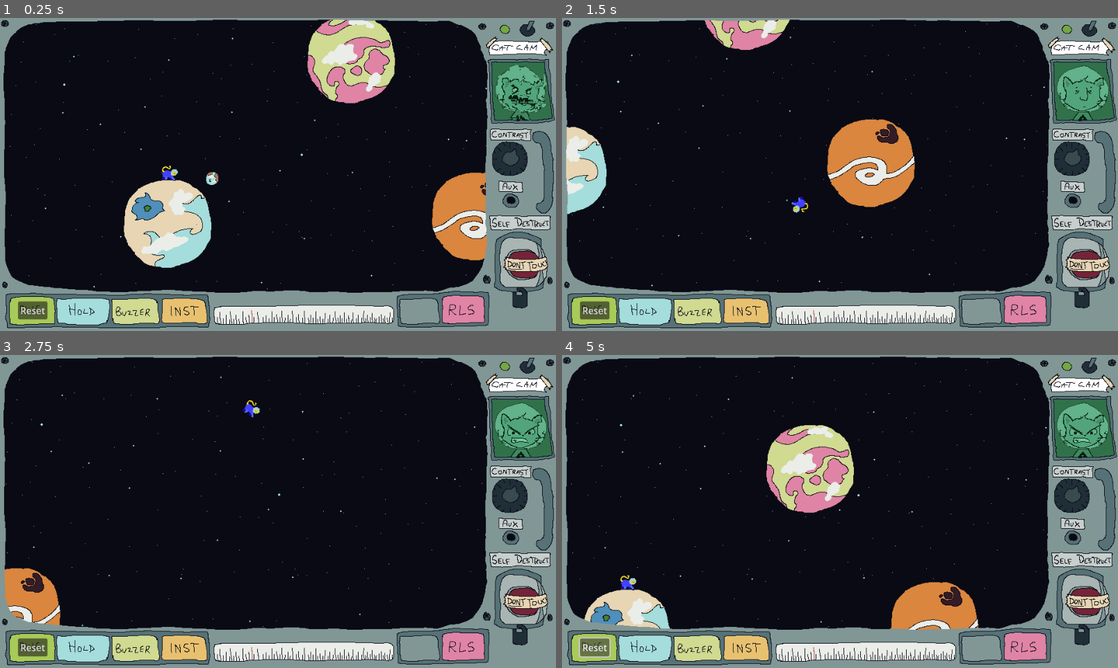
Above: before the commit, frames 1-4 (two rows, left to right).
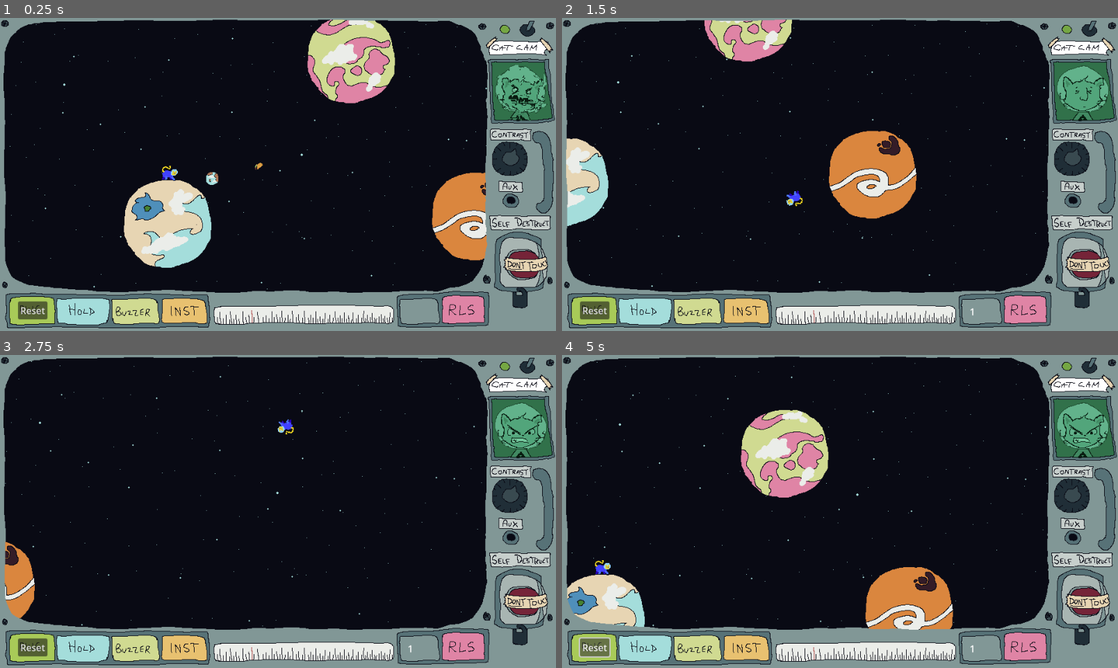
Above: after the commit, the same moments.

Repository: butlernc/space.cat.launcher
Game: Godot game, scene res://Scenes/main.tscn
Two runs of this game, one before a commit and one after it. Both use one fixed random seed, a clock stepped at 60 frames per second and the inputs below.
Inputs (mouse positions are in pixels of both pictures, inside the frame that each line leads up to):
- Up to frame 1 (0.25 s): no input
- Up to frame 2 (1.5 s): move the mouse to (962, 158) at 0.52 s; press the mouse at (962, 158) at 0.53 s; move the mouse to (728, 190) at 1.27 s; release the mouse at (728, 190) at 1.28 s; right-click (728, 190) at 1.35 s
- Up to frame 3 (2.75 s): move the mouse to (333, 442) at 2.02 s; press the mouse at (333, 442) at 2.03 s
- Up to frame 4 (5 s): move the mouse to (812, 574) at 2.77 s; release the mouse at (812, 574) at 2.78 s; right-click (812, 574) at 2.85 s; move the mouse to (1006, 558) at 3.52 s; press the mouse at (1006, 558) at 3.53 s; release the mouse at (1006, 558) at 4.25 s; click "Reset" at 4.25 s

The runs differ from the first frame. In frame 1, less than 0.1% of the frame differs, in the area x 37-48%, y 46-54%; in frame 2, 5.1%; in frame 3, 1.6%; in frame 4, 9.1%, in the area x 0-88%, y 2-96%.

Commit message:
added scoring

Diff:
--- a/Scenes/HUD.tscn
+++ b/Scenes/HUD.tscn
@@ -31,3 +31,9 @@
 offset_bottom = 520.0
 text = "Reset"
 script = ExtResource("3_tr082")
+
+[node name="Score" type="Label" parent="CanvasLayer"]
+offset_left = 704.0
+offset_top = 495.0
+offset_right = 744.0
+offset_bottom = 518.0
--- a/Scenes/main.tscn
+++ b/Scenes/main.tscn
@@ -13,9 +13,14 @@
 [ext_resource type="Texture2D" uid="uid://dt3btvevspftg" path="res://Art/Planets/big_planets5.png" id="10_5pnan"]
 [ext_resource type="Script" path="res://Scripts/aim-lines.gd" id="10_lew55"]
 [ext_resource type="Script" path="res://Scenes/orbit_planet.gd" id="11_5kv7q"]
+[ext_resource type="Texture2D" uid="uid://g7drucpfysiy" path="res://Art/Tacos/taco.png" id="14_30eho"]
+[ext_resource type="Script" path="res://Scenes/taco.gd" id="14_74kv6"]
 
 [sub_resource type="CircleShape2D" id="CircleShape2D_5mp7u"]
-radius = 115.27
+radius = 58.4209
+
+[sub_resource type="RectangleShape2D" id="RectangleShape2D_6cjwf"]
+size = Vector2(20, 15.5)
 
 [node name="Node2D" type="Node2D"]
 script = ExtResource("1_wjwf8")
@@ -149,10 +154,29 @@
 
 [node name="Asteroids" type="Node" parent="Planets"]
 
+[node name="Taco" type="Node" parent="."]
+
+[node name="Taco 1" type="RigidBody2D" parent="Taco"]
+max_contacts_reported = 1
+contact_monitor = true
+freeze = true
+freeze_mode = 1
+script = ExtResource("14_74kv6")
+
+[node name="CollisionShape2D" type="CollisionShape2D" parent="Taco/Taco 1"]
+shape = SubResource("RectangleShape2D_6cjwf")
+
+[node name="Sprite2D" type="Sprite2D" parent="Taco/Taco 1"]
+position = Vector2(4.76837e-07, -4.76837e-07)
+scale = Vector2(0.5, 0.5)
+texture = ExtResource("14_30eho")
+
 [connection signal="pressed" from="HUD/CanvasLayer/Reset" to="Player" method="reset"]
 [connection signal="body_entered" from="Player" to="Player" method="_on_body_entered"]
 [connection signal="cat_launched" from="Player" to="HUD/CanvasLayer/TextureRect/CatCam" method="_on_cat_launched"]
+[connection signal="taco_collected" from="Player" to="." method="_on_taco_collected"]
 [connection signal="body_entered" from="Planets/Large/Large 3" to="Planets/Large/Large 3" method="_on_body_entered"]
+[connection signal="body_entered" from="Taco/Taco 1" to="Taco/Taco 1" method="_on_body_entered"]
 
 [editable path="HUD"]
 [editable path="Player"]
--- /dev/null
+++ b/Scenes/taco.gd
@@ -0,0 +1,12 @@
+extends RigidBody2D
+
+var type = Globals.BODY_TYPE_TACO
+
+# Called when the node enters the scene tree for the first time.
+func _ready():
+	pass # Replace with function body.
+
+
+# Called every frame. 'delta' is the elapsed time since the previous frame.
+func _process(delta):
+	pass
--- a/Scripts/Globals.gd
+++ b/Scripts/Globals.gd
@@ -2,3 +2,5 @@
 
 var GUNNER_UI_ON = true
 var BODY_TYPE_PLANET = "BODY_TYPE_PLANET"
+var BODY_TYPE_TACO = "BODY_TYPE_TACO"
+var BODY_TYPE_CAT = "BODY_TYPE_CAT"
--- a/Scripts/main.gd
+++ b/Scripts/main.gd
@@ -2,6 +2,7 @@
 signal initial_game
 signal planet_reached
 signal game_over
+var score = 0
 
 
 # Called when the node enters the scene tree for the first time.
@@ -18,8 +19,6 @@
 func new_game():
 	$Player.start($StartPosition.position)
 
-func on_player_collision():
-	pass
-
-func on_reset():
-	$Player.reset()
+func _on_taco_collected():
+	score += 1
+	get_node("HUD/CanvasLayer/Score").text = str(score)
--- a/Scripts/player.gd
+++ b/Scripts/player.gd
@@ -1,5 +1,6 @@
 extends RigidBody2D
 signal cat_launched
+signal taco_collected
 
 var force = 700
 var launched = false
@@ -40,7 +41,7 @@
 	if reset_rigidbody_state:
 		position = initial_position
 		rotation = initial_rotation
-		state.apply_impulse(Vector2.ZERO)
+		#state.apply_impulse(Vector2.ZERO)
 		state.linear_velocity = Vector2.ZERO
 		state.angular_velocity = 0
 		state.transform.origin = initial_position
@@ -65,3 +66,6 @@
 		match(body.type):
 			Globals.BODY_TYPE_PLANET:
 				reset_launcher()
+			Globals.BODY_TYPE_TACO:
+				body.queue_free()
+				taco_collected.emit()
Not shown: 1 places in Scenes/main.tscn that only renumber resources
